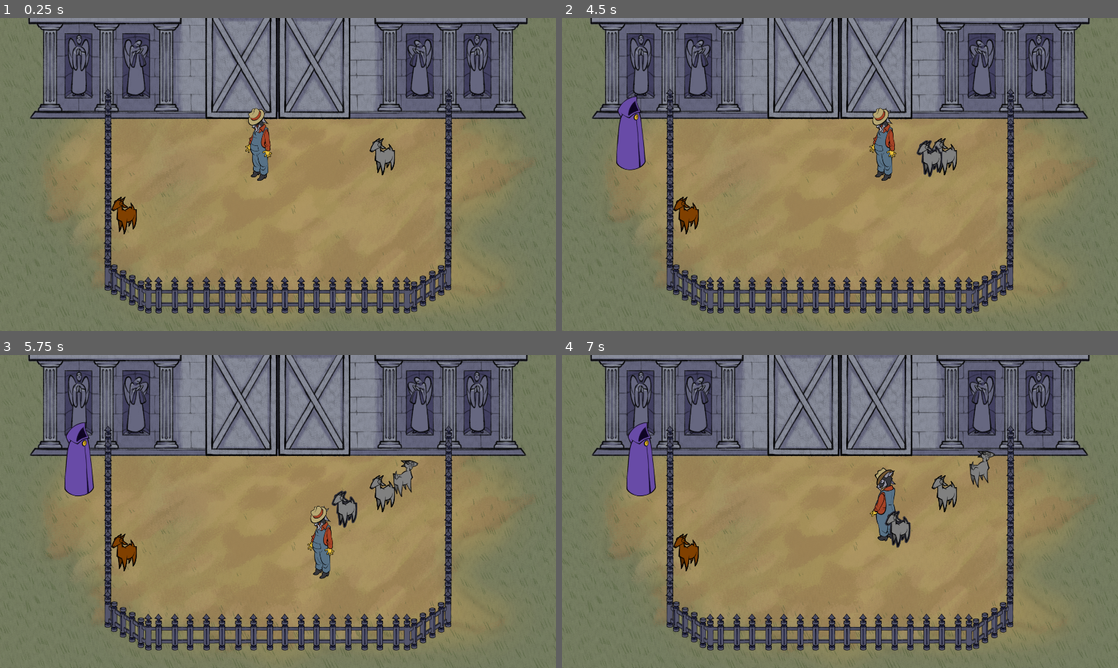
Above: before the commit, frames 1-4 (two rows, left to right).
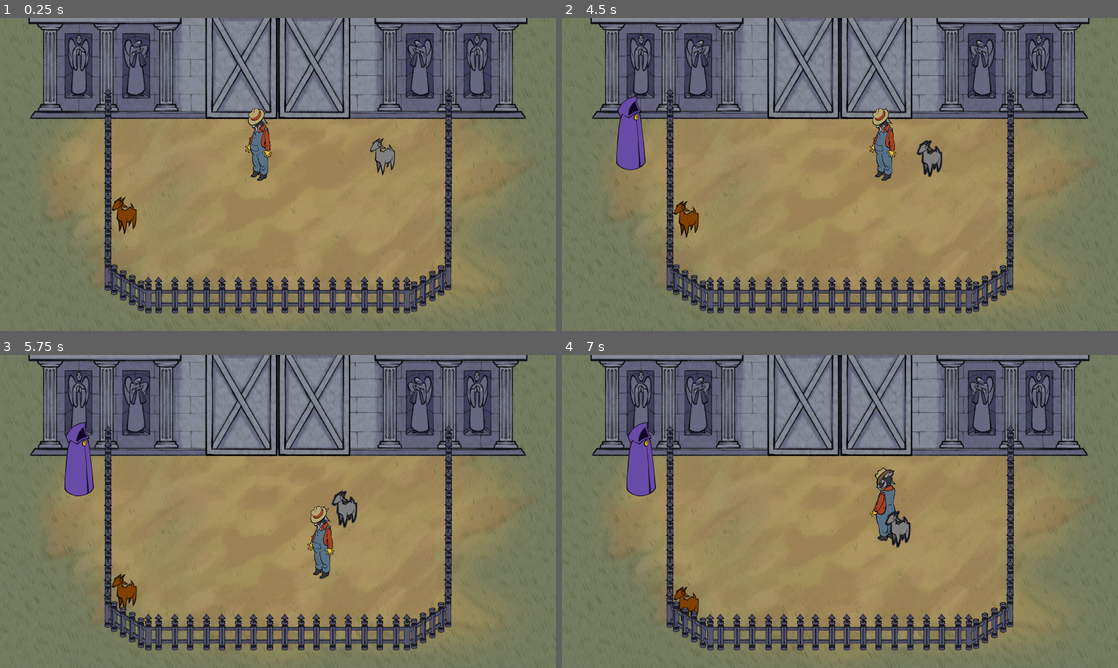
Above: after the commit, the same moments.

Repository: jadicodes/goat-game
Game: Godot game, scene res://farm/farm.tscn
Same seed, same stepped clock (60 frames per second), same inputs: the game is played once before the commit and once after it.
Inputs (mouse positions are in pixels of both pictures, inside the frame that each line leads up to):
- Up to frame 1 (0.25 s): no input
- Up to frame 2 (4.5 s): tap Enter at 0.5 s; move the mouse to (962, 158) at 0.52 s; hold D (move_right) 0.53-1.25 s; hold E (interact) 0.53-1.25 s; click (962, 158) at 0.67 s; drag from (728, 190) to (840, 80) at 1.27 s; move the mouse to (895, 105) at 2.02 s; hold D (move_right) 2.03-2.75 s; tap Alt at 2.1 s; drag from (812, 237) to (684, 224) at 2.77 s; move the mouse to (1006, 221) at 3.52 s; hold A (move_left) 3.53-4.25 s; hold E (interact) 3.53-4.25 s; drag from (673, 127) to (945, 165) at 4.27 s
- Up to frame 3 (5.75 s): move the mouse to (305, 511) at 5.02 s; hold S (move_down) from 5.03 s (still down); tap Alt at 5.1 s; click (305, 511) at 5.17 s
- Up to frame 4 (7 s): release S (move_down) at 5.75 s; drag from (756, 433) to (945, 502) at 5.77 s; move the mouse to (962, 495) at 6.52 s; hold W (move_up) from 6.53 s (still down); hold E (interact) from 6.53 s (still down)

The runs differ from the first frame. In frame 1, 0.1% of the frame differs, in the area x 20-71%, y 38-70%; in frame 2, 0.5%; in frame 3, 1.2%, in the area x 20-76%, y 33-82%; in frame 4, 1.1%.

Commit message:
Remove excess goats

Diff:
--- a/project/farm/farm.tscn
+++ b/project/farm/farm.tscn
@@ -52,66 +52,6 @@
 position = Vector2(1319, 509)
 _coat_alleles = Vector2i(0, 2)
 
-[node name="Goat3" parent="Goats" instance=ExtResource("2_qnc1y")]
-y_sort_enabled = true
-position = Vector2(390, 712)
-_coat_alleles = Vector2i(1, 1)
-
-[node name="Goat4" parent="Goats" instance=ExtResource("2_qnc1y")]
-y_sort_enabled = true
-position = Vector2(1319, 509)
-_coat_alleles = Vector2i(0, 2)
-
-[node name="Goat5" parent="Goats" instance=ExtResource("2_qnc1y")]
-y_sort_enabled = true
-position = Vector2(390, 712)
-_coat_alleles = Vector2i(1, 1)
-
-[node name="Goat6" parent="Goats" instance=ExtResource("2_qnc1y")]
-y_sort_enabled = true
-position = Vector2(1319, 509)
-_coat_alleles = Vector2i(0, 2)
-
-[node name="Goat7" parent="Goats" instance=ExtResource("2_qnc1y")]
-y_sort_enabled = true
-position = Vector2(390, 712)
-_coat_alleles = Vector2i(1, 1)
-
-[node name="Goat8" parent="Goats" instance=ExtResource("2_qnc1y")]
-y_sort_enabled = true
-position = Vector2(1319, 509)
-_coat_alleles = Vector2i(0, 2)
-
-[node name="Goat9" parent="Goats" instance=ExtResource("2_qnc1y")]
-y_sort_enabled = true
-position = Vector2(390, 712)
-_coat_alleles = Vector2i(1, 1)
-
-[node name="Goat10" parent="Goats" instance=ExtResource("2_qnc1y")]
-y_sort_enabled = true
-position = Vector2(1319, 509)
-_coat_alleles = Vector2i(0, 2)
-
-[node name="Goat11" parent="Goats" instance=ExtResource("2_qnc1y")]
-y_sort_enabled = true
-position = Vector2(390, 712)
-_coat_alleles = Vector2i(1, 1)
-
-[node name="Goat12" parent="Goats" instance=ExtResource("2_qnc1y")]
-y_sort_enabled = true
-position = Vector2(1319, 509)
-_coat_alleles = Vector2i(0, 2)
-
-[node name="Goat13" parent="Goats" instance=ExtResource("2_qnc1y")]
-y_sort_enabled = true
-position = Vector2(390, 712)
-_coat_alleles = Vector2i(1, 1)
-
-[node name="Goat14" parent="Goats" instance=ExtResource("2_qnc1y")]
-y_sort_enabled = true
-position = Vector2(1319, 509)
-_coat_alleles = Vector2i(0, 2)
-
 [node name="Fence" parent="." instance=ExtResource("6_mjpad")]
 
 [node name="ShopperPath" type="Path2D" parent="."]
Not shown, changed: project/audio/noise/bleat_1.wav.import
Not shown, changed: project/audio/noise/bleat_2.wav.import
Not shown, changed: project/audio/noise/freaky_1.wav.import
Not shown, changed: project/audio/noise/freaky_2.wav.import
Not shown, changed: project/audio/noise/goat_eyes_emoji.wav.import
Not shown, changed: project/audio/noise/scream_1.wav.import
Not shown, changed: project/audio/noise/scream_2.wav.import
Not shown, changed: project/audio/noise/tiny_bleat.wav.import
Not shown: 1 places in project/barn/barn.tscn that only renumber resources
Not shown: 1 places in project/goat/goat.tscn that only renumber resources
